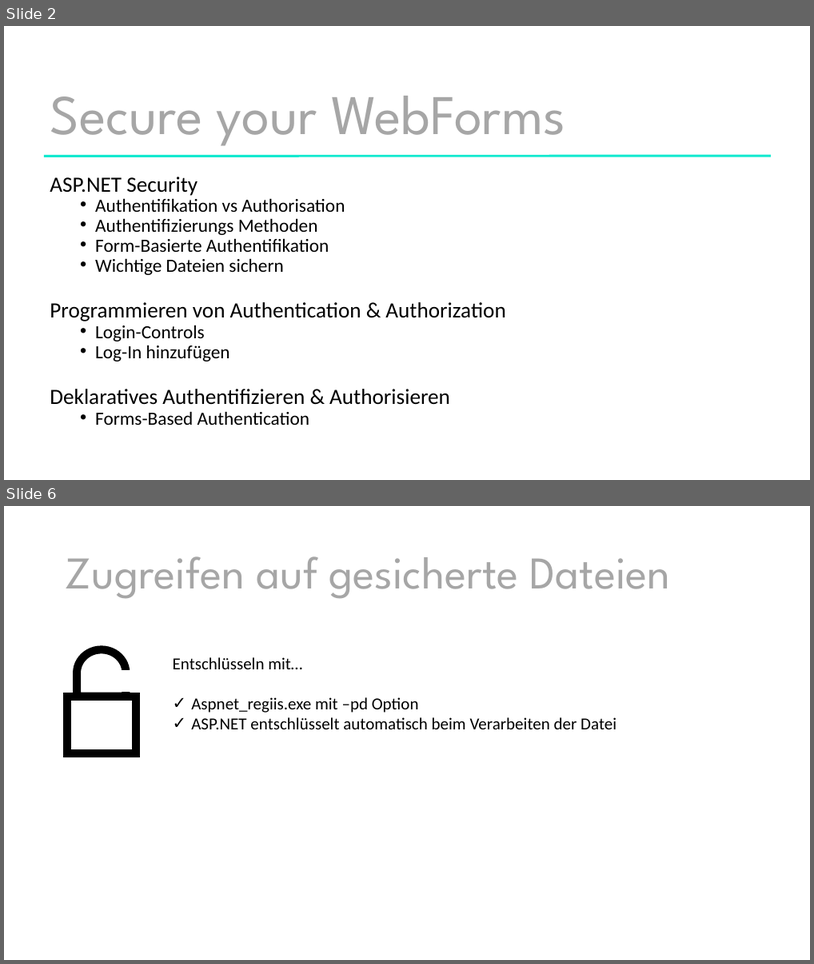
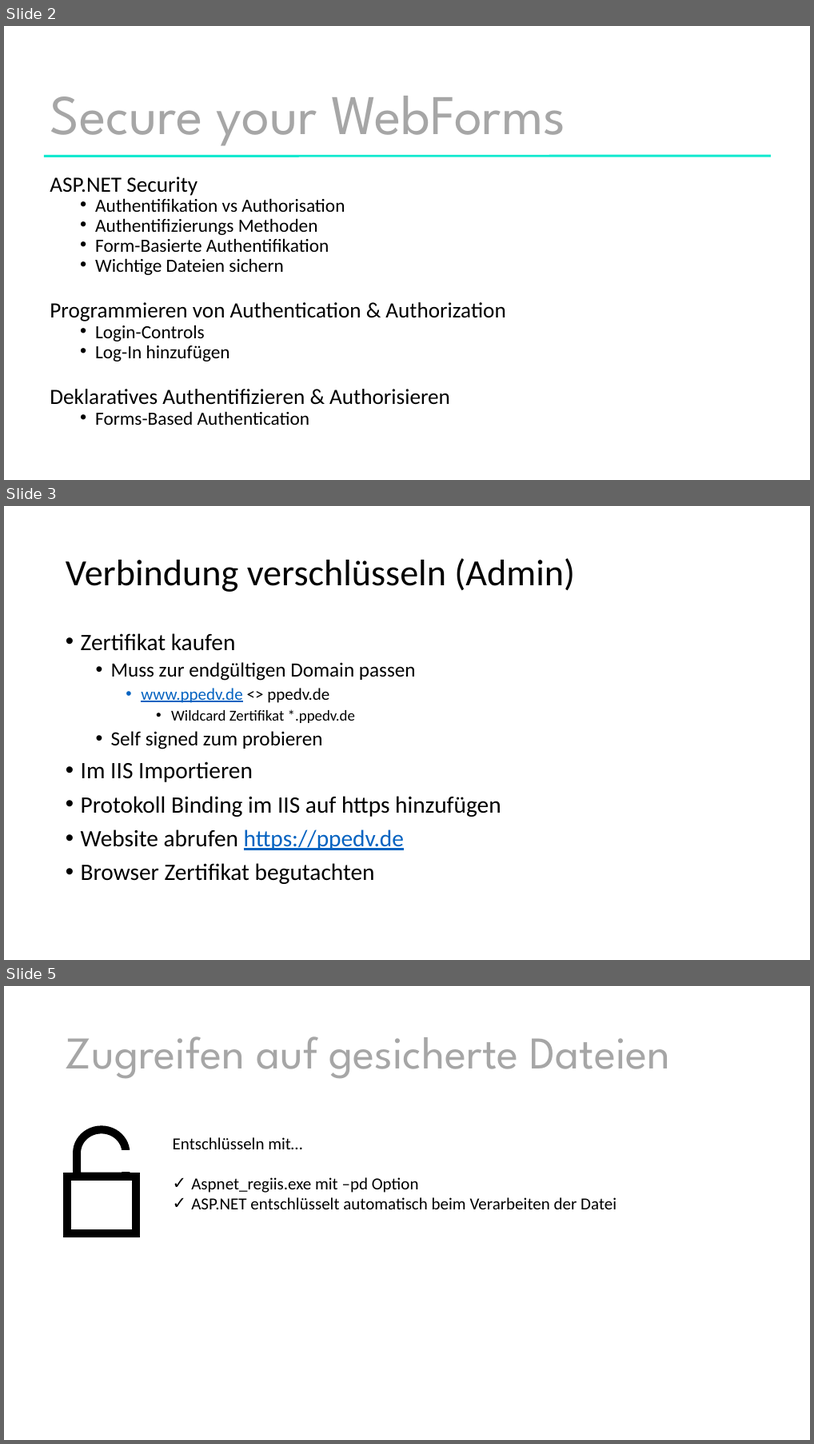
Before and after one commit to ppedvAG/WebformsKurs, a slide deck: 13SecureWebForms.pptx. Shown one above the other, each under a label of ours: slides 2 and 6 before the commit, slides 2, 3 and 5 after it; the slides between them are not shown. The pictures are 814x964 and 814x1444 pixels, drawn with LibreOffice and Linux fonts; fonts in the diff are those of the drawing. Boxes give left, top, right and bottom in pixels: in the first picture for what was removed or moved away, otherwise in the second. Text is boxed around its words. In the diff, an @@ line names an element or a change of style, - is before the commit and + after.

```diff
--- a/13SecureWebForms.pptx
+++ b/13SecureWebForms.pptx
@@ slide 3 added at [4, 506, 810, 960], background #FFFFFF @@
@@ title added at [66, 558, 575, 592], 44 pt, text #000000 @@
+Verbindung verschlüsseln (Admin)
@@ text added at [81, 633, 501, 884], 28 pt, text #000000 @@
+• Zertifikat kaufen
+  • Muss zur endgültigen Domain passen
+    • www.ppedv.de <> ppedv.de
+      • Wildcard Zertifikat *.ppedv.de
+  • Self signed zum probieren
+• Im IIS Importieren
+• Protokoll Binding im IIS auf https hinzufügen
+• Website abrufen https://ppedv.de
+• Browser Zertifikat begutachten
@@ what was slide 6 is now slide 5 @@
```
Also in this commit, not shown: 2 slides changed, 3 slides removed, 13 other files.
